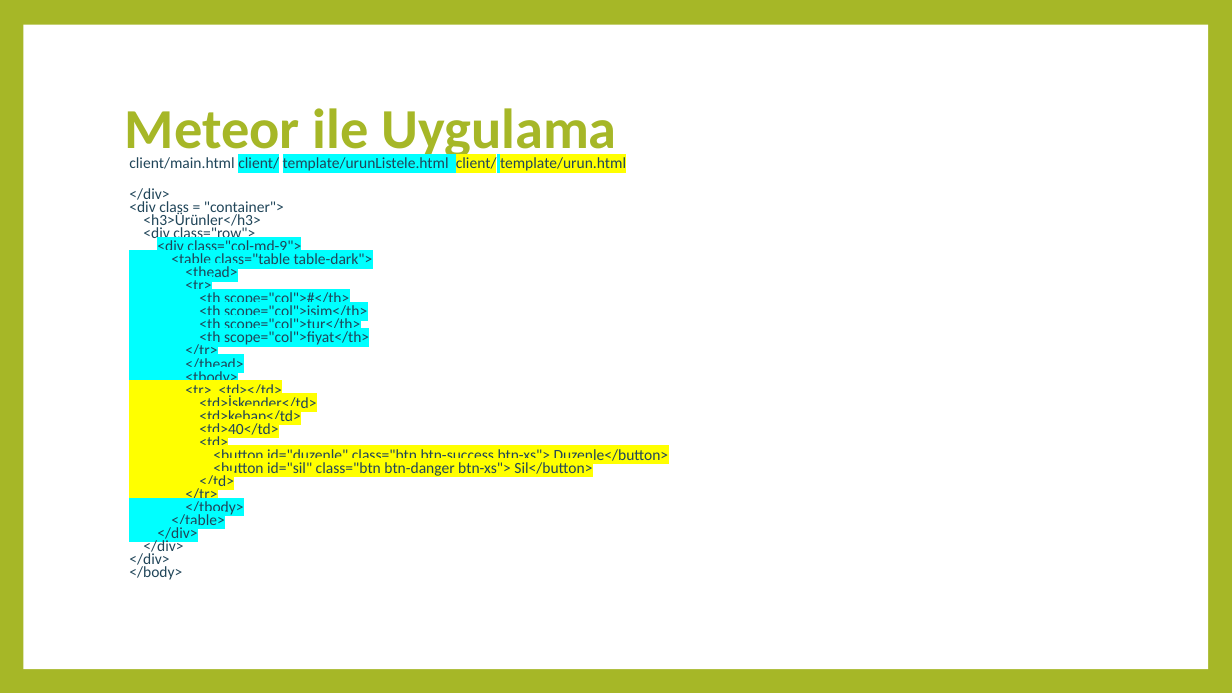
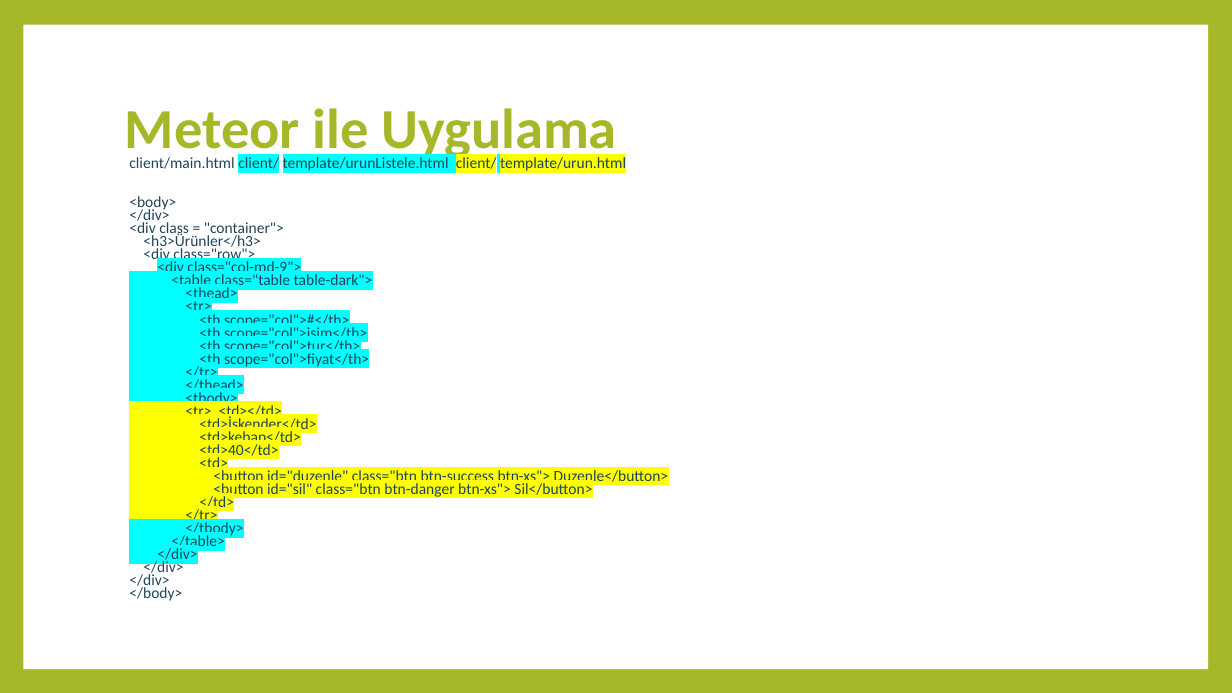
Before and after one commit to furkansavsatli/Meteor-Nodejs, a slide deck: slide 22 of Meteor-Nodejs-sunum.pptx (slide 20 before the commit). Drawn at 1232x693 pixels with LibreOffice and Linux fonts; fonts in the diff are those of the drawing. Boxes give left, top, right and bottom in pixels: in the first picture for what was removed or moved away, otherwise in the second. Text is boxed around its words. In the diff, an @@ line names an element or a change of style, - is before the commit and + after.

```diff
--- a/Meteor-Nodejs-sunum.pptx
+++ b/Meteor-Nodejs-sunum.pptx
@@ text at [129, 196, 176, 212]: paragraph added @@
+<body>
@@ text at [129, 207, 669, 601]: less space between paragraphs @@
```
Also in this commit, not shown: 3 other slides changed, 2 slides added, 2 slides removed, 3 other files.
